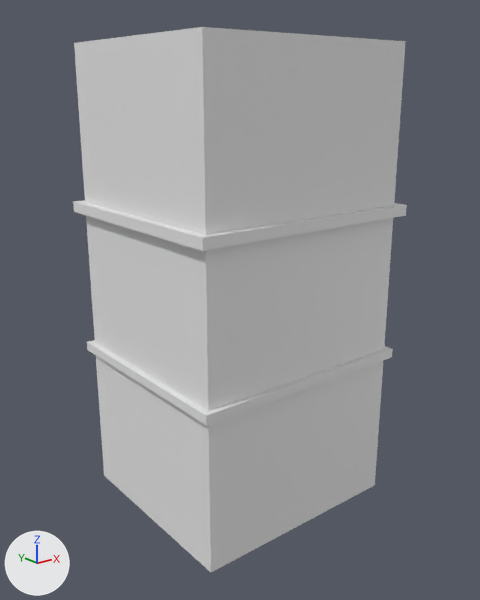
Before and after pictures for a commit that changed the FBX model modelaje/blocking_assets/relleno5_st.fbx.
One viewpoint serves both versions: a 50 mm camera at (-6.36, -8.02, 6.51) aimed at (-0.02, -0.09, 3.34). Every picture has the same lights, and +X, +Y and +Z are marked at lower left.

Names of what the first picture shows: 'relleno5_estuctura'.
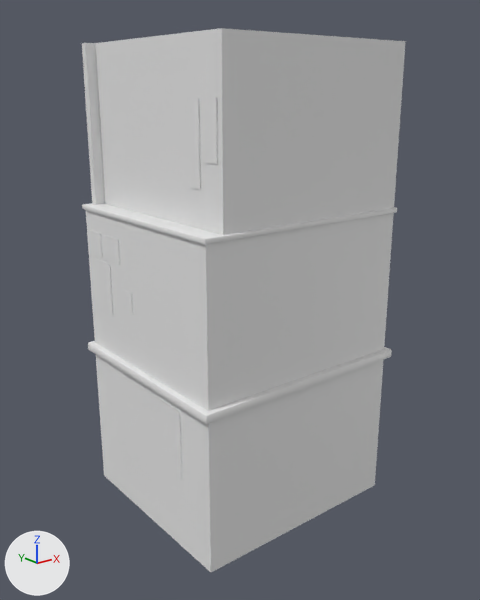
Changed parts and their boxes [x1, y1, x2, y2] in the pictures (480 x 600 px):
'relleno5_estuctura', reshaped
    before: [73, 27, 407, 572]
    after: [82, 28, 406, 572]
part 1 of me_cube_055, added
    after: [204, 98, 218, 164]
part 2 of me_cube_055, built on
    before: [73, 27, 407, 426]
    after: [82, 28, 397, 430]

The change, as a list of edits to the scene's bpy script:
```text
Change me_cube_055:
    used by ob_relleno5_estuctura; location = (0.0, 0.0, 0.0)
    remove me_cube_055.from_pydata(...)  # 40 vertices, 38 faces; spans x -1.9..1.9, y -1.73..1.73, z 0.0..7.19
    add me_cube_055.from_pydata(...)  # 304 vertices, 288 faces; spans x -1.86..1.86, y -1.7..1.7, z 0.0..7.19
    me_cube_055 part 1: a new loose piece, a box spanning x -1.513..-1.499, y -1.512..-1.264, z 5.688..6.444
    me_cube_055 part 2: 7 vertices moved from x -1.86..1.9, y -1.6..1.73, z 2.39..7.19 to x -1.76..1.76, y -1.6..1.6, z 2.39..7.19; 19 vertices removed from x -1.9..1.9, y -1.73..1.73, z 2.39..4.88; 227 vertices added at x -1.86..1.86, y -1.7..1.7, z 0.0..7.19
```
